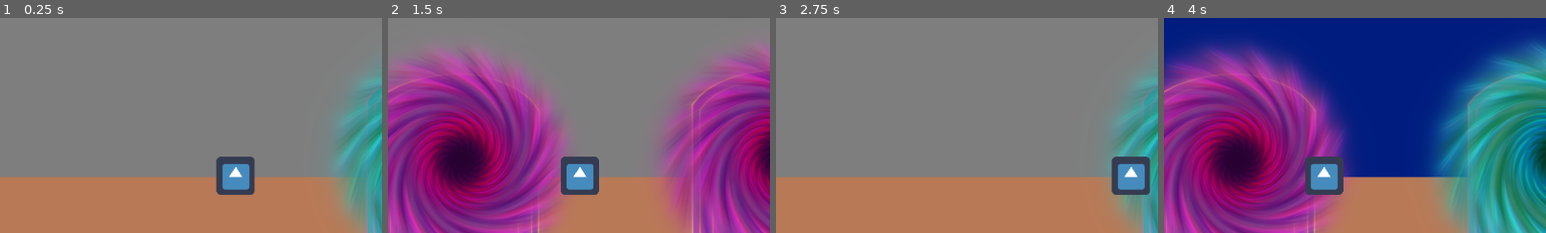
Above: before the commit, frames 1-4 (left to right).
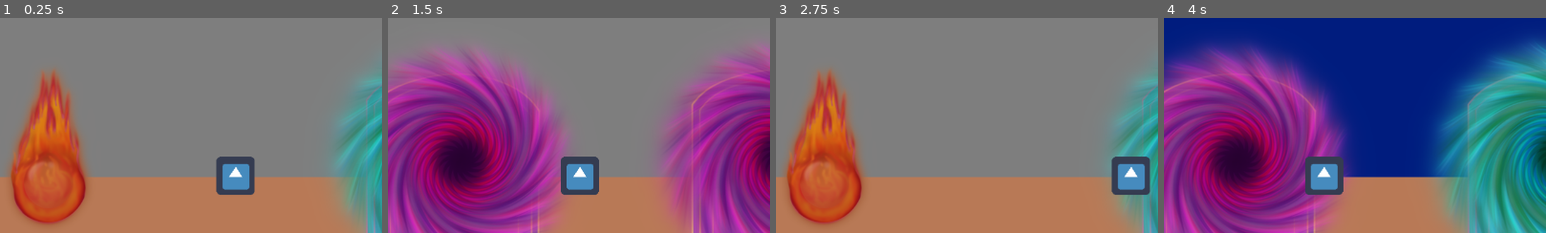
Above: after the commit, the same moments.

Repository: Onizik/Ludum_18.04
Game: Godot game, scene res://Levels/first_stage/5LVL.tscn
Two runs of this game, one before a commit and one after it. Both use one fixed random seed, a clock stepped at 60 frames per second and the inputs below. This scene is started directly instead of the project's main scene. The engine's default icon, where the game draws it, is replaced by a stand-in: a white triangle on a blue panel in a dark square.
Inputs:
- Up to frame 1 (0.25 s): no input
- Up to frame 2 (1.5 s): tap Enter (ui_accept) at 0.5, 1.35 s; hold Right (ui_right) 0.53-1.28 s; hold Enter (ui_accept) 0.53-1.28 s; hold Left (ui_left) from 1.28 s (still down)
- Up to frame 3 (2.75 s): tap Enter (ui_accept) at 1.52, 1.82 s; release Left (ui_left) at 2.03 s; hold Right (ui_right) from 2.03 s (still down); hold Enter (ui_accept) from 2.03 s (still down)
- Up to frame 4 (4 s): release Enter (ui_accept) at 2.78 s; tap Enter (ui_accept) at 2.85, 3.02, 3.32 s; release Right (ui_right) at 3.53 s; hold Left (ui_left) from 3.53 s (still down); hold Enter (ui_accept) from 3.53 s (still down)
The pictures show only the part of the screen within x 7-57%, y 21-71%; the shares and areas given below are measured in that part.

The runs differ from the first frame. In frame 1, 10% of the frame differs, in the area x 2-24%, y 24-97%; in frame 2, nothing differs; in frame 3, 10%; in frame 4, nothing differs.

Commit message:
some changes

Diff:
--- /dev/null
+++ b/LD/Levels/first_stage/5LVL.gd
@@ -0,0 +1,15 @@
+extends Node2D
+var code = 1
+
+# Declare member variables here. Examples:
+# var a = 2
+# var b = "text"
+
+
+# Called when the node enters the scene tree for the first time.
+func _ready():
+	pass # Replace with function body.
+
+func _process(delta):
+	if $Character.items ==1:
+		$item1.queue_free()
--- a/LD/Levels/first_stage/5LVL.tscn
+++ b/LD/Levels/first_stage/5LVL.tscn
@@ -1,15 +1,22 @@
-[gd_scene load_steps=7 format=2]
+[gd_scene load_steps=11 format=2]
 
 [ext_resource path="res://Assets/doors/portal2.png" type="Texture" id=1]
 [ext_resource path="res://Assets/floor.png" type="Texture" id=2]
 [ext_resource path="res://Assets/wall.png" type="Texture" id=3]
 [ext_resource path="res://Scenes/Character.tscn" type="PackedScene" id=4]
 [ext_resource path="res://Assets/doors/door2.png" type="Texture" id=5]
+[ext_resource path="res://Assets/items/red.png" type="Texture" id=6]
+[ext_resource path="res://Levels/first_stage/item1.gd" type="Script" id=7]
+[ext_resource path="res://Levels/first_stage/5LVL.gd" type="Script" id=8]
+
+[sub_resource type="RectangleShape2D" id=2]
+extents = Vector2( 74.6946, 138.628 )
 
 [sub_resource type="RectangleShape2D" id=1]
 extents = Vector2( 110.417, 120.544 )
 
-[node name="thirdLVL" type="Node2D"]
+[node name="5LVL" type="Node2D"]
+script = ExtResource( 8 )
 
 [node name="wall" type="Sprite" parent="."]
 position = Vector2( 640.021, 210.026 )
@@ -18,6 +25,17 @@
 [node name="floor" type="Sprite" parent="."]
 position = Vector2( 640.012, 570.004 )
 texture = ExtResource( 2 )
+
+[node name="item1" type="RigidBody2D" parent="."]
+position = Vector2( 172.414, 375.183 )
+gravity_scale = 0.0
+script = ExtResource( 7 )
+
+[node name="Sprite" type="Sprite" parent="item1"]
+texture = ExtResource( 6 )
+
+[node name="CollisionShape2D" type="CollisionShape2D" parent="item1"]
+shape = SubResource( 2 )
 
 [node name="4" type="RigidBody2D" parent="."]
 position = Vector2( 829.991, 388.667 )
@@ -34,3 +52,4 @@
 
 [node name="Character" parent="." instance=ExtResource( 4 )]
 position = Vector2( 484.332, 417.872 )
+[connection signal="item" from="item1" to="item1" method="_on_item1_item"]
--- /dev/null
+++ b/LD/Levels/first_stage/item1.gd
@@ -0,0 +1,20 @@
+extends RigidBody2D
+signal item
+
+# Declare member variables here. Examples:
+# var a = 2
+# var b = "text"
+
+
+# Called when the node enters the scene tree for the first time.
+func _ready():
+	pass # Replace with function body.
+
+
+# Called every frame. 'delta' is the elapsed time since the previous frame.
+#func _process(delta):
+#	pass
+
+
+func _on_item1_item():
+	hide()
--- a/LD/Levels/third_stage/11LVL.tscn
+++ b/LD/Levels/third_stage/11LVL.tscn
@@ -1,16 +1,20 @@
-[gd_scene load_steps=6 format=2]
+[gd_scene load_steps=9 format=2]
 
-[ext_resource path="res://icon.png" type="Texture" id=1]
+[ext_resource path="res://Assets/doors/portal1.png" type="Texture" id=1]
 [ext_resource path="res://Assets/floor.png" type="Texture" id=2]
 [ext_resource path="res://Assets/wall.png" type="Texture" id=3]
 [ext_resource path="res://Scenes/Character.tscn" type="PackedScene" id=4]
+[ext_resource path="res://Assets/doors/portal2.png" type="Texture" id=5]
+[ext_resource path="res://Assets/doors/door2.png" type="Texture" id=6]
+[ext_resource path="res://Assets/doors/door1.png" type="Texture" id=7]
 
 [sub_resource type="RectangleShape2D" id=1]
-extents = Vector2( 37.3032, 115.466 )
+extents = Vector2( 107.992, 153.71 )
 
 [node name="secondLVL" type="Node2D"]
 
 [node name="wall" type="Sprite" parent="."]
+modulate = Color( 0, 1, 0.27451, 1 )
 position = Vector2( 640.021, 210.026 )
 texture = ExtResource( 3 )
 
@@ -18,38 +22,44 @@
 position = Vector2( 640.012, 570.004 )
 texture = ExtResource( 2 )
 
-[node name="7" type="RigidBody2D" parent="."]
+[node name="13" type="RigidBody2D" parent="."]
 position = Vector2( 1064.33, 403.237 )
 gravity_scale = 0.0
 
-[node name="Sprite" type="Sprite" parent="7"]
-scale = Vector2( 1, 3.49627 )
+[node name="Sprite4" type="Sprite" parent="13"]
+texture = ExtResource( 7 )
+
+[node name="Sprite" type="Sprite" parent="13/Sprite4"]
 texture = ExtResource( 1 )
 
-[node name="CollisionShape2D" type="CollisionShape2D" parent="7"]
+[node name="CollisionShape2D" type="CollisionShape2D" parent="13"]
 shape = SubResource( 1 )
 
-[node name="8" type="RigidBody2D" parent="."]
-position = Vector2( 185.256, 403.621 )
+[node name="12" type="RigidBody2D" parent="."]
+position = Vector2( 658.788, 399.978 )
 gravity_scale = 0.0
 
-[node name="Sprite" type="Sprite" parent="8"]
-scale = Vector2( 1, 3.49627 )
+[node name="Sprite3" type="Sprite" parent="12"]
+texture = ExtResource( 7 )
+
+[node name="Sprite" type="Sprite" parent="12/Sprite3"]
 texture = ExtResource( 1 )
 
-[node name="CollisionShape2D" type="CollisionShape2D" parent="8"]
+[node name="CollisionShape2D" type="CollisionShape2D" parent="12"]
 shape = SubResource( 1 )
 
-[node name="4" type="RigidBody2D" parent="."]
-position = Vector2( 725.568, 396.336 )
+[node name="9" type="RigidBody2D" parent="."]
+position = Vector2( 170.686, 397.55 )
 gravity_scale = 0.0
 
-[node name="Sprite" type="Sprite" parent="4"]
-scale = Vector2( 1, 3.49627 )
-texture = ExtResource( 1 )
+[node name="CollisionShape2D" type="CollisionShape2D" parent="9"]
+shape = SubResource( 1 )
 
-[node name="CollisionShape2D" type="CollisionShape2D" parent="4"]
-shape = SubResource( 1 )
+[node name="Sprite2" type="Sprite" parent="9"]
+texture = ExtResource( 6 )
+
+[node name="Sprite" type="Sprite" parent="9/Sprite2"]
+texture = ExtResource( 5 )
 
 [node name="Character" parent="." instance=ExtResource( 4 )]
 position = Vector2( 457.62, 417.871 )
--- a/LD/Levels/third_stage/12LVL.tscn
+++ b/LD/Levels/third_stage/12LVL.tscn
@@ -1,16 +1,18 @@
-[gd_scene load_steps=6 format=2]
+[gd_scene load_steps=7 format=2]
 
-[ext_resource path="res://icon.png" type="Texture" id=1]
+[ext_resource path="res://Assets/doors/portal2.png" type="Texture" id=1]
 [ext_resource path="res://Assets/floor.png" type="Texture" id=2]
 [ext_resource path="res://Assets/wall.png" type="Texture" id=3]
 [ext_resource path="res://Scenes/Character.tscn" type="PackedScene" id=4]
+[ext_resource path="res://Assets/doors/door2.png" type="Texture" id=5]
 
 [sub_resource type="RectangleShape2D" id=1]
-extents = Vector2( 37.3032, 115.466 )
+extents = Vector2( 121.345, 139.971 )
 
 [node name="thirdLVL" type="Node2D"]
 
 [node name="wall" type="Sprite" parent="."]
+modulate = Color( 0, 1, 0.0156863, 1 )
 position = Vector2( 640.021, 210.026 )
 texture = ExtResource( 3 )
 
@@ -18,16 +20,18 @@
 position = Vector2( 640.012, 570.004 )
 texture = ExtResource( 2 )
 
-[node name="4" type="RigidBody2D" parent="."]
+[node name="11" type="RigidBody2D" parent="."]
 position = Vector2( 829.991, 388.667 )
 gravity_scale = 0.0
 
-[node name="Sprite" type="Sprite" parent="4"]
-scale = Vector2( 1, 3.49627 )
+[node name="CollisionShape2D" type="CollisionShape2D" parent="11"]
+shape = SubResource( 1 )
+
+[node name="Sprite" type="Sprite" parent="11"]
+texture = ExtResource( 5 )
+
+[node name="Sprite" type="Sprite" parent="11/Sprite"]
 texture = ExtResource( 1 )
 
-[node name="CollisionShape2D" type="CollisionShape2D" parent="4"]
-shape = SubResource( 1 )
-
 [node name="Character" parent="." instance=ExtResource( 4 )]
-position = Vector2( 695.6, 419.086 )
+position = Vector2( 371.413, 416.658 )
--- a/LD/Levels/third_stage/13LVL.tscn
+++ b/LD/Levels/third_stage/13LVL.tscn
@@ -1,16 +1,20 @@
-[gd_scene load_steps=6 format=2]
+[gd_scene load_steps=9 format=2]
 
-[ext_resource path="res://icon.png" type="Texture" id=1]
+[ext_resource path="res://Assets/doors/portal1.png" type="Texture" id=1]
 [ext_resource path="res://Assets/floor.png" type="Texture" id=2]
 [ext_resource path="res://Assets/wall.png" type="Texture" id=3]
 [ext_resource path="res://Scenes/Character.tscn" type="PackedScene" id=4]
+[ext_resource path="res://Assets/doors/portal2.png" type="Texture" id=5]
+[ext_resource path="res://Assets/doors/door2.png" type="Texture" id=6]
+[ext_resource path="res://Assets/doors/door1.png" type="Texture" id=7]
 
 [sub_resource type="RectangleShape2D" id=1]
-extents = Vector2( 37.3032, 115.466 )
+extents = Vector2( 116.491, 133.069 )
 
 [node name="secondLVL" type="Node2D"]
 
 [node name="wall" type="Sprite" parent="."]
+modulate = Color( 0.0313726, 1, 0, 1 )
 position = Vector2( 640.021, 210.026 )
 texture = ExtResource( 3 )
 
@@ -18,38 +22,44 @@
 position = Vector2( 640.012, 570.004 )
 texture = ExtResource( 2 )
 
-[node name="7" type="RigidBody2D" parent="."]
+[node name="14" type="RigidBody2D" parent="."]
 position = Vector2( 1064.33, 403.237 )
 gravity_scale = 0.0
 
-[node name="Sprite" type="Sprite" parent="7"]
-scale = Vector2( 1, 3.49627 )
+[node name="Sprite4" type="Sprite" parent="14"]
+texture = ExtResource( 7 )
+
+[node name="Sprite" type="Sprite" parent="14/Sprite4"]
 texture = ExtResource( 1 )
 
-[node name="CollisionShape2D" type="CollisionShape2D" parent="7"]
+[node name="CollisionShape2D" type="CollisionShape2D" parent="14"]
 shape = SubResource( 1 )
 
-[node name="8" type="RigidBody2D" parent="."]
+[node name="15" type="RigidBody2D" parent="."]
 position = Vector2( 185.256, 403.621 )
 gravity_scale = 0.0
 
-[node name="Sprite" type="Sprite" parent="8"]
-scale = Vector2( 1, 3.49627 )
+[node name="Sprite3" type="Sprite" parent="15"]
+texture = ExtResource( 7 )
+
+[node name="Sprite" type="Sprite" parent="15/Sprite3"]
 texture = ExtResource( 1 )
 
-[node name="CollisionShape2D" type="CollisionShape2D" parent="8"]
+[node name="CollisionShape2D" type="CollisionShape2D" parent="15"]
 shape = SubResource( 1 )
 
-[node name="4" type="RigidBody2D" parent="."]
+[node name="11" type="RigidBody2D" parent="."]
 position = Vector2( 725.568, 396.336 )
 gravity_scale = 0.0
 
-[node name="Sprite" type="Sprite" parent="4"]
-scale = Vector2( 1, 3.49627 )
-texture = ExtResource( 1 )
+[node name="CollisionShape2D" type="CollisionShape2D" parent="11"]
+shape = SubResource( 1 )
 
-[node name="CollisionShape2D" type="CollisionShape2D" parent="4"]
-shape = SubResource( 1 )
+[node name="Sprite2" type="Sprite" parent="11"]
+texture = ExtResource( 6 )
+
+[node name="Sprite" type="Sprite" parent="11/Sprite2"]
+texture = ExtResource( 5 )
 
 [node name="Character" parent="." instance=ExtResource( 4 )]
 position = Vector2( 457.62, 417.871 )
--- a/LD/Levels/third_stage/14LVL.tscn
+++ b/LD/Levels/third_stage/14LVL.tscn
@@ -1,16 +1,20 @@
-[gd_scene load_steps=6 format=2]
+[gd_scene load_steps=9 format=2]
 
-[ext_resource path="res://icon.png" type="Texture" id=1]
+[ext_resource path="res://Assets/doors/portal1.png" type="Texture" id=1]
 [ext_resource path="res://Assets/floor.png" type="Texture" id=2]
 [ext_resource path="res://Assets/wall.png" type="Texture" id=3]
 [ext_resource path="res://Scenes/Character.tscn" type="PackedScene" id=4]
+[ext_resource path="res://Assets/doors/portal2.png" type="Texture" id=5]
+[ext_resource path="res://Assets/doors/door2.png" type="Texture" id=6]
+[ext_resource path="res://Assets/doors/door1.png" type="Texture" id=7]
 
 [sub_resource type="RectangleShape2D" id=1]
-extents = Vector2( 37.3032, 115.466 )
+extents = Vector2( 97.0644, 133.069 )
 
 [node name="secondLVL" type="Node2D"]
 
 [node name="wall" type="Sprite" parent="."]
+modulate = Color( 0.196078, 1, 0, 1 )
 position = Vector2( 640.021, 210.026 )
 texture = ExtResource( 3 )
 
@@ -18,27 +22,31 @@
 position = Vector2( 640.012, 570.004 )
 texture = ExtResource( 2 )
 
-[node name="1" type="RigidBody2D" parent="."]
+[node name="15" type="RigidBody2D" parent="."]
 position = Vector2( 232.612, 391.095 )
 gravity_scale = 0.0
 
-[node name="Sprite" type="Sprite" parent="1"]
-scale = Vector2( 1, 3.49627 )
+[node name="Sprite3" type="Sprite" parent="15"]
+texture = ExtResource( 7 )
+
+[node name="Sprite" type="Sprite" parent="15/Sprite3"]
 texture = ExtResource( 1 )
 
-[node name="CollisionShape2D" type="CollisionShape2D" parent="1"]
+[node name="CollisionShape2D" type="CollisionShape2D" parent="15"]
 shape = SubResource( 1 )
 
-[node name="4" type="RigidBody2D" parent="."]
+[node name="13" type="RigidBody2D" parent="."]
 position = Vector2( 936.836, 398.764 )
 gravity_scale = 0.0
 
-[node name="Sprite" type="Sprite" parent="4"]
-scale = Vector2( 1, 3.49627 )
-texture = ExtResource( 1 )
+[node name="CollisionShape2D" type="CollisionShape2D" parent="13"]
+shape = SubResource( 1 )
 
-[node name="CollisionShape2D" type="CollisionShape2D" parent="4"]
-shape = SubResource( 1 )
+[node name="Sprite2" type="Sprite" parent="13"]
+texture = ExtResource( 6 )
+
+[node name="Sprite" type="Sprite" parent="13/Sprite2"]
+texture = ExtResource( 5 )
 
 [node name="Character" parent="." instance=ExtResource( 4 )]
 position = Vector2( 604.536, 416.657 )
--- a/LD/Levels/third_stage/15LVL.tscn
+++ b/LD/Levels/third_stage/15LVL.tscn
@@ -1,16 +1,18 @@
-[gd_scene load_steps=6 format=2]
+[gd_scene load_steps=7 format=2]
 
-[ext_resource path="res://icon.png" type="Texture" id=1]
+[ext_resource path="res://Assets/doors/portal1.png" type="Texture" id=1]
 [ext_resource path="res://Assets/floor.png" type="Texture" id=2]
 [ext_resource path="res://Assets/wall.png" type="Texture" id=3]
 [ext_resource path="res://Scenes/Character.tscn" type="PackedScene" id=4]
+[ext_resource path="res://Assets/doors/door1.png" type="Texture" id=5]
 
 [sub_resource type="RectangleShape2D" id=1]
-extents = Vector2( 37.3032, 115.466 )
+extents = Vector2( 133.487, 129.043 )
 
 [node name="thirdLVL" type="Node2D"]
 
 [node name="wall" type="Sprite" parent="."]
+modulate = Color( 0.243137, 1, 0, 1 )
 position = Vector2( 640.021, 210.026 )
 texture = ExtResource( 3 )
 
@@ -18,16 +20,18 @@
 position = Vector2( 640.012, 570.004 )
 texture = ExtResource( 2 )
 
-[node name="4" type="RigidBody2D" parent="."]
-position = Vector2( 829.991, 388.667 )
+[node name="16" type="RigidBody2D" parent="."]
+position = Vector2( 1019.4, 382.596 )
 gravity_scale = 0.0
 
-[node name="Sprite" type="Sprite" parent="4"]
-scale = Vector2( 1, 3.49627 )
+[node name="CollisionShape2D" type="CollisionShape2D" parent="16"]
+shape = SubResource( 1 )
+
+[node name="Sprite2" type="Sprite" parent="16"]
+texture = ExtResource( 5 )
+
+[node name="Sprite" type="Sprite" parent="16/Sprite2"]
 texture = ExtResource( 1 )
 
-[node name="CollisionShape2D" type="CollisionShape2D" parent="4"]
-shape = SubResource( 1 )
-
 [node name="Character" parent="." instance=ExtResource( 4 )]
-position = Vector2( 695.6, 419.086 )
+position = Vector2( 569.325, 417.872 )
--- a/LD/Scenes/Area2D.gd
+++ b/LD/Scenes/Area2D.gd
@@ -19,7 +19,15 @@
 func _on_Area2D_body_entered(body):
 	$test.visible = true
 	$doornumber.text = body.name
-	emit_signal("hit")
+	match body.name:
+		"item1":
+			$itemcount.text = "first"
+		"item2":
+			$itemcount.text = "second"
+		"item3":
+			$itemcount.text = "third"
+
+
 
 
 
--- a/LD/Scenes/Character.tscn
+++ b/LD/Scenes/Character.tscn
@@ -33,5 +33,13 @@
 __meta__ = {
 "_edit_use_anchors_": false
 }
+
+[node name="itemcount" type="Label" parent="Area2D"]
+visible = false
+margin_right = 40.0
+margin_bottom = 14.0
+__meta__ = {
+"_edit_use_anchors_": false
+}
 [connection signal="body_entered" from="Area2D" to="Area2D" method="_on_Area2D_body_entered"]
 [connection signal="body_exited" from="Area2D" to="Area2D" method="_on_Area2D_body_exited"]
--- a/LD/Scripts/Character.gd
+++ b/LD/Scripts/Character.gd
@@ -1,6 +1,8 @@
 extends Node2D
 var speed = 400
 var screen_size
+var items = 0
+
 
 
 
@@ -16,6 +18,9 @@
 		direction.x += 1
 	if Input.is_action_pressed("ui_accept"):
 		if $Area2D/test.visible:
+			match $Area2D/itemcount.text:
+				"first":
+					items+=1
 			match $Area2D/doornumber.text:
 				"1":
 					get_tree().change_scene("res://Levels/first_stage/firstLVL.tscn")
@@ -39,7 +44,22 @@
 					get_tree().change_scene("res://Levels/second_stage/9LVL.tscn")
 				"10":
 					get_tree().change_scene("res://Levels/second_stage/10LVL.tscn")
+				"11":
+					get_tree().change_scene("res://Levels/third_stage/11LVL.tscn")
+				"12":
+					get_tree().change_scene("res://Levels/third_stage/12LVL.tscn")
+				"13":
+					get_tree().change_scene("res://Levels/third_stage/13LVL.tscn")
+				"14":
+					get_tree().change_scene("res://Levels/third_stage/14LVL.tscn")
+				"15":
+					get_tree().change_scene("res://Levels/third_stage/15LVL.tscn")
 
 
 	position += direction.normalized() * delta * speed
 	position.x = clamp(position.x, 0, screen_size.x)
+
+
+
+func _on_Character_item():
+	pass # Replace with function body.
